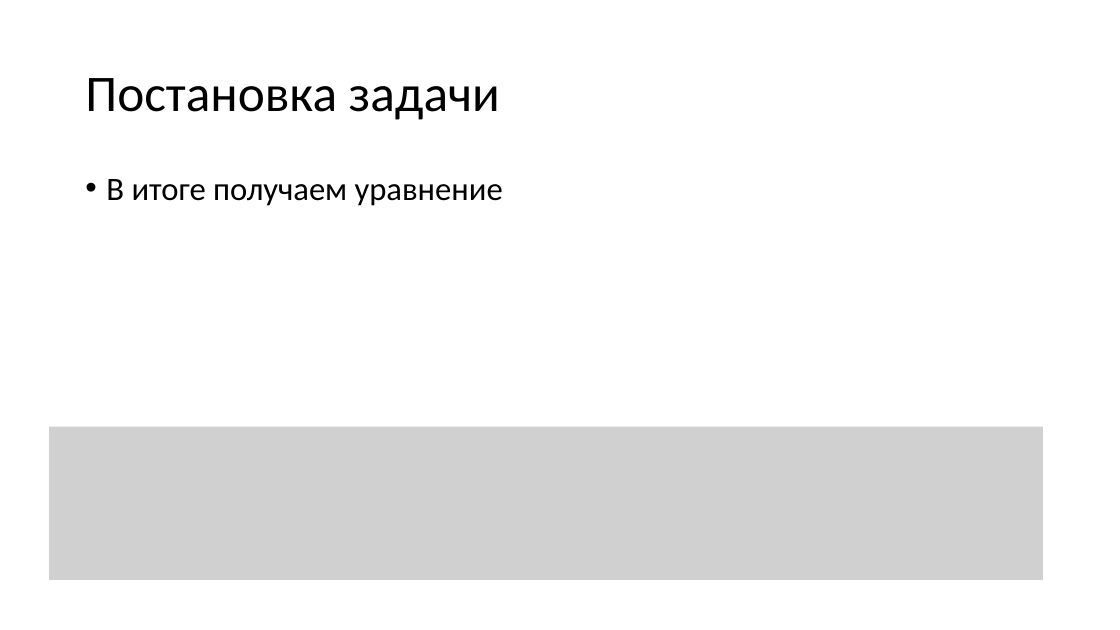
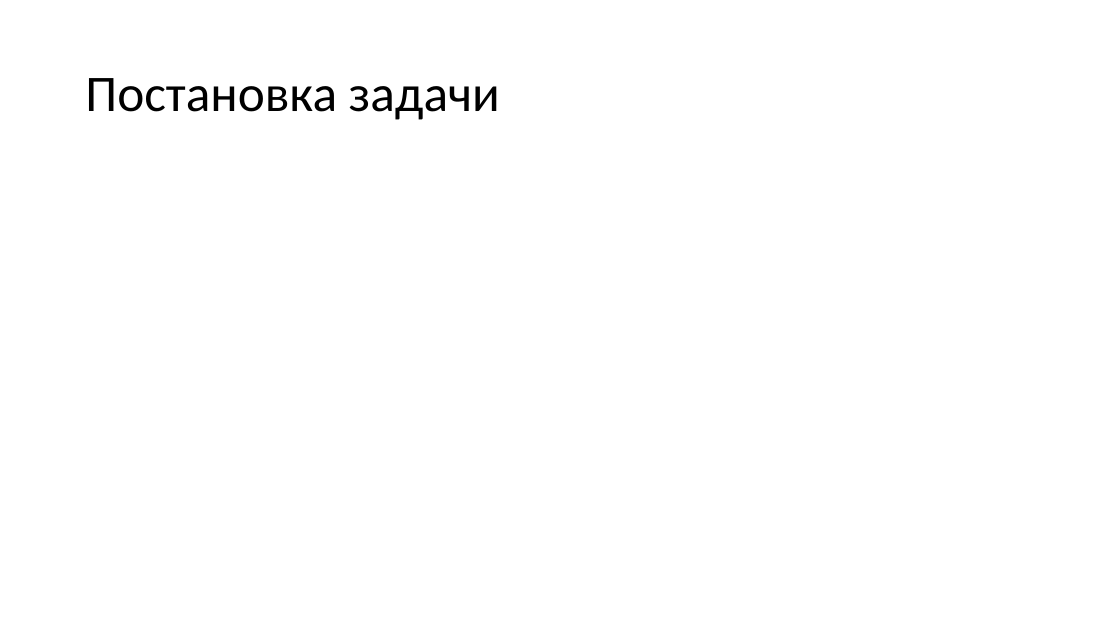
Before and after one commit to amakhno/Integration, a slide deck: slide 4 of defence.pptx (slide 5 before the commit). Drawn at 1120x630 pixels with LibreOffice and Linux fonts; fonts in the diff are those of the drawing; grey boxes stand for pictures. Boxes give left, top, right and bottom in pixels: in the first picture for what was removed or moved away, otherwise in the second. Text is boxed around its words. In the diff, an @@ line names an element or a change of style, - is before the commit and + after.

```diff
--- a/defence.pptx
+++ b/defence.pptx
@@ text removed at (106, 179, 503, 206) @@
-• В итоге получаем уравнение
@@ picture removed at (49, 427, 1043, 580) @@
```
Also in this commit, not shown: 5 other slides changed, 10 slides added, 6 slides removed, 6 other files.
